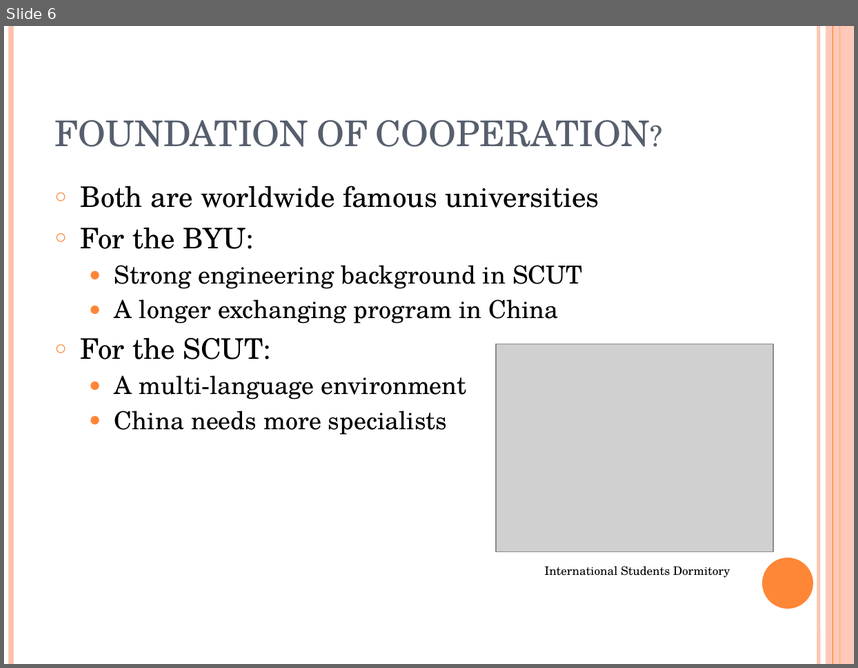
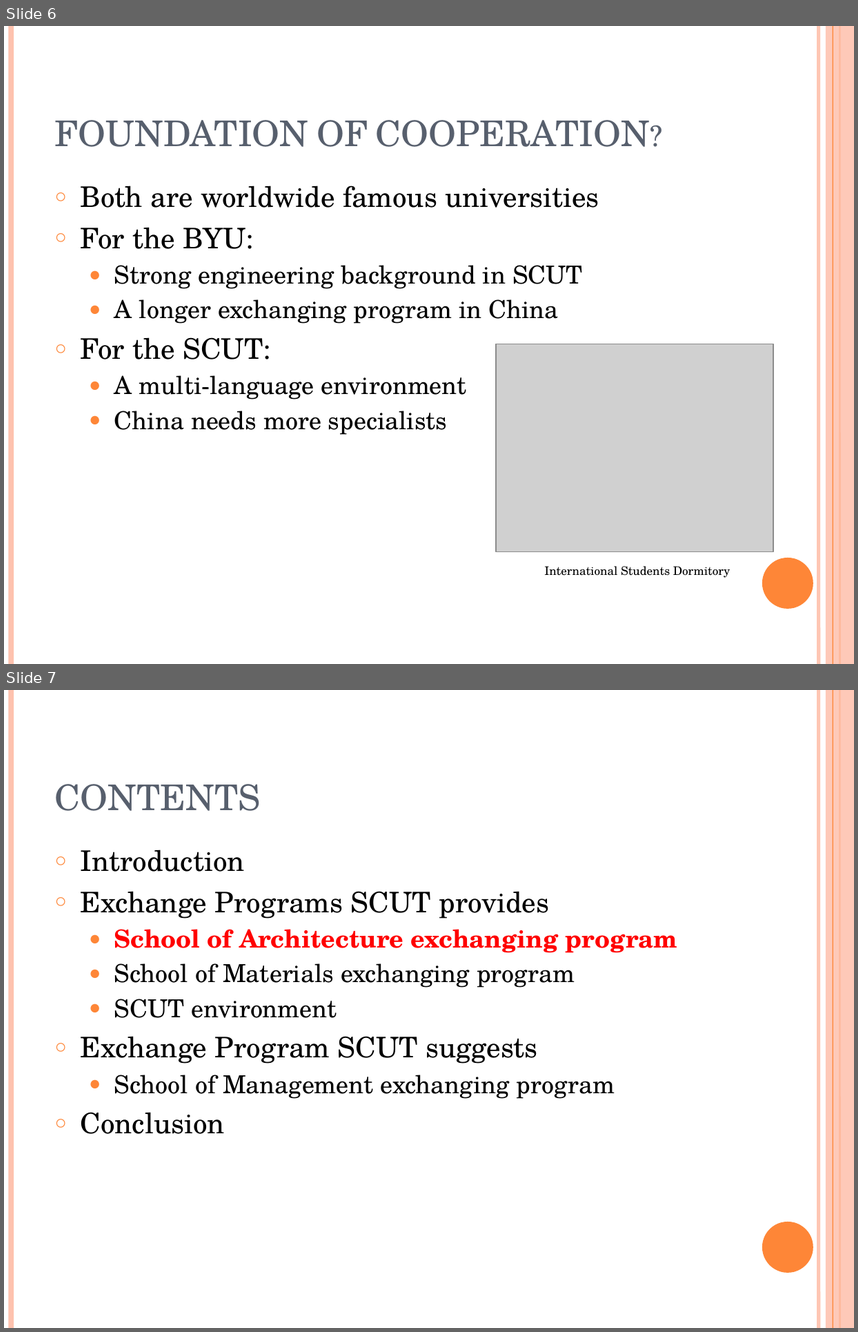
Before and after one commit to wattlebird/BYU_SCUT_EXCHANGE_PT, a slide deck: BYU-SCUT EXCHANGING PROGRAME.pptx. Shown one above the other, each under a label of ours: slide 6 before the commit, slides 6 and 7 after it. The pictures are 858x668 and 858x1332 pixels, drawn with LibreOffice and Linux fonts; fonts in the diff are those of the drawing; grey boxes stand for pictures. Boxes give left, top, right and bottom in pixels: in the first picture for what was removed or moved away, otherwise in the second. Text is boxed around its words. In the diff, an @@ line names an element or a change of style, - is before the commit and + after.

```diff
--- a/BYU-SCUT EXCHANGING PROGRAME.pptx
+++ b/BYU-SCUT EXCHANGING PROGRAME.pptx
@@ slide 7 added at box(4, 690, 854, 1328), background #FFFFFF; not listed: 6 template elements that a slide beside it also shows @@
@@ title added at box(55, 784, 261, 811), 30 pt, text #575F6D, small capitals @@
+CONTENTS
@@ text added at box(81, 849, 677, 1134), 21 pt, text #000000 @@
+○ Introduction
+○ Exchange Programs SCUT provides
+  ● School of Architecture exchanging program
+  ● School of Materials exchanging program
+  ● SCUT environment
+○ Exchange Program SCUT suggests
+  ● School of Management exchanging program
+○ Conclusion
```
Also in this commit, not shown: 4 slides changed, 16 other slides added, 1 slide removed, 8 other files.
